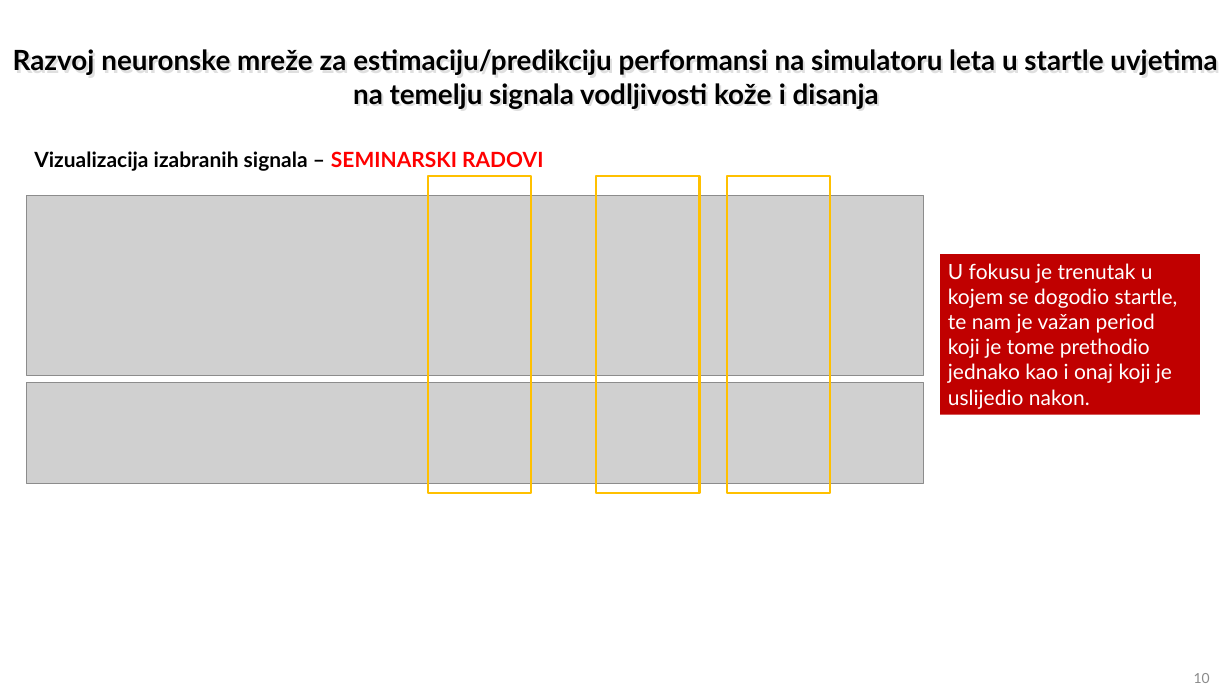
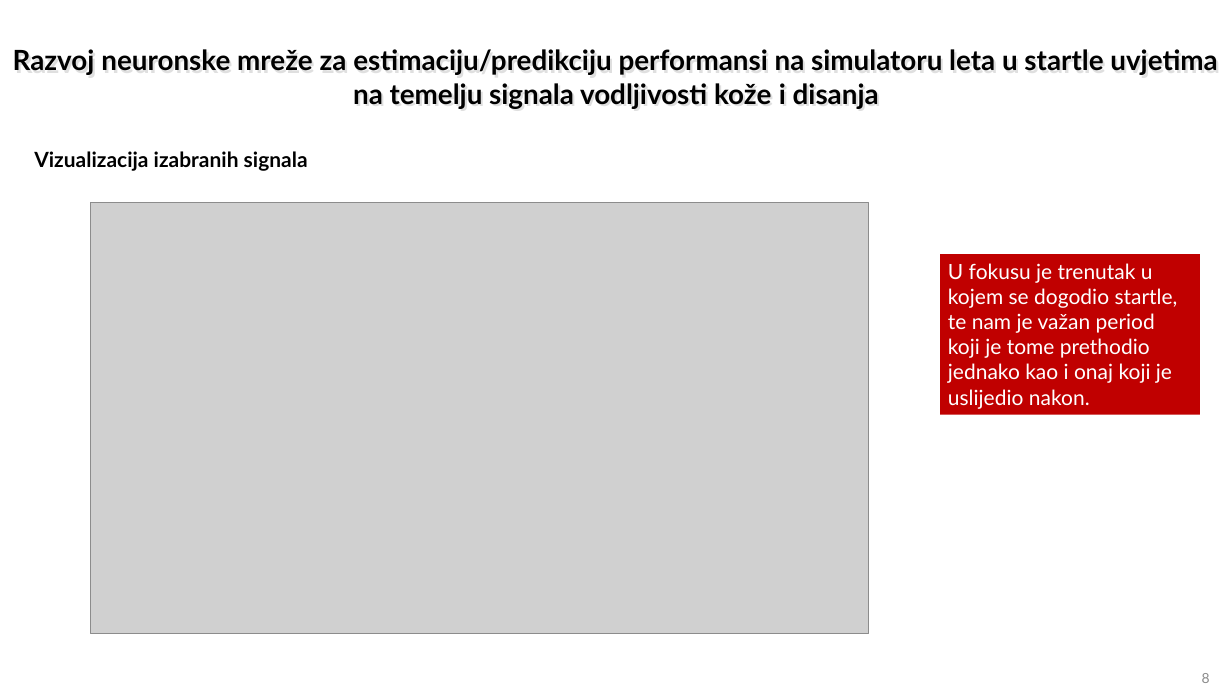
Before and after one commit to florijan127/ost_seminar, a slide deck: slide 8 of OST_2024-25_Predlozak za prakticni seminarski rad_Web (1).pptx (slide 10 before the commit). Drawn at 1232x693 pixels with LibreOffice and Linux fonts; fonts in the diff are those of the drawing; grey boxes stand for pictures. Boxes give left, top, right and bottom in pixels: in the first picture for what was removed or moved away, otherwise in the second. Text is boxed around its words. In the diff, an @@ line names an element or a change of style, - is before the commit and + after.

```diff
--- a/OST_2024-25_Predlozak za prakticni seminarski rad_Web (1).pptx
+++ b/OST_2024-25_Predlozak za prakticni seminarski rad_Web (1).pptx
@@ text at [34, 151, 308, 171]: text changed @@
-Vizualizacija izabranih signala – SEMINARSKI RADOVI
+Vizualizacija izabranih signala
@@ rectangle removed at [428, 176, 531, 493] @@
@@ rectangle removed at [596, 176, 699, 493] @@
@@ rectangle removed at [727, 176, 830, 493] @@
@@ picture removed at [26, 195, 923, 375] @@
@@ picture added at [91, 202, 869, 634] @@
@@ picture removed at [26, 383, 923, 484] @@
@@ page number at [1202, 673, 1210, 683]: text changed @@
-10
+8
```
Also in this commit, not shown: 12 other slides changed, 6 slides removed, 3 other files.
